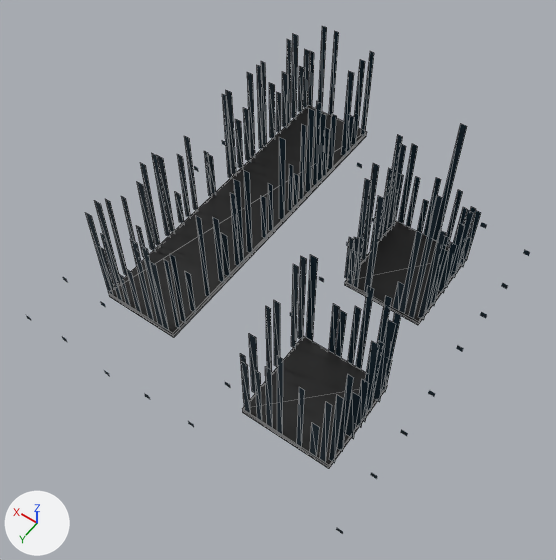
The glTF model netrun/assets/models/env/ceiling_b.glb: old version first, new version second.
One viewpoint serves both versions: a 50 mm camera at (-1.31, 1.91, 3.03) aimed at (-0.08, 0.18, 0.32). Arrows for +X, +Y and +Z are at lower left; the lights stay in place. The first picture is the older version. Mesh edges are drawn as thin lines on the coarser meshes.

In view in the first picture: 'ceiling_streaks', 'tiles' and 1 more.
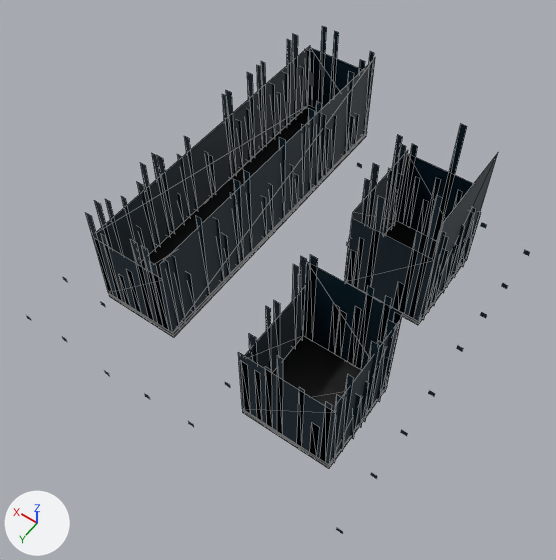
The change, as a diff of the scene's bpy script:
```diff
--- a/netrun/assets/models/env/ceiling_b.glb.py
+++ b/netrun/assets/models/env/ceiling_b.glb.py
@@ mat_shell_soft @@
+mat_shell_soft = bpy.data.materials.new('shell_soft')
+# nodes: BsdfPrincipled, Mix, OutputMaterial, VertexColor
+# colours: dark blue #192730, mixed with the vertex colours
@@ me_ceiling_skirt @@
+me_ceiling_skirt.from_pydata(...)  # 36 vertices, 24 faces; spans x -0.77..0.39, y -0.75..0.83, z 0.14..0.9
+me_ceiling_skirt.materials.append(mat_shell_soft)
@@ ob_ceiling_skirt @@
+ob_ceiling_skirt = bpy.data.objects.new('ceiling_skirt', me_ceiling_skirt)
+ob_ceiling_skirt.location = (0.0, 0.0, 0.0)
```

Changed parts and their boxes [x1, y1, x2, y2] in the pictures (556 x 560 px):
'ceiling_skirt', added
    after: [93, 46, 498, 465]
'tiles', unchanged, covered by the edit
    both: [109, 105, 461, 469]
